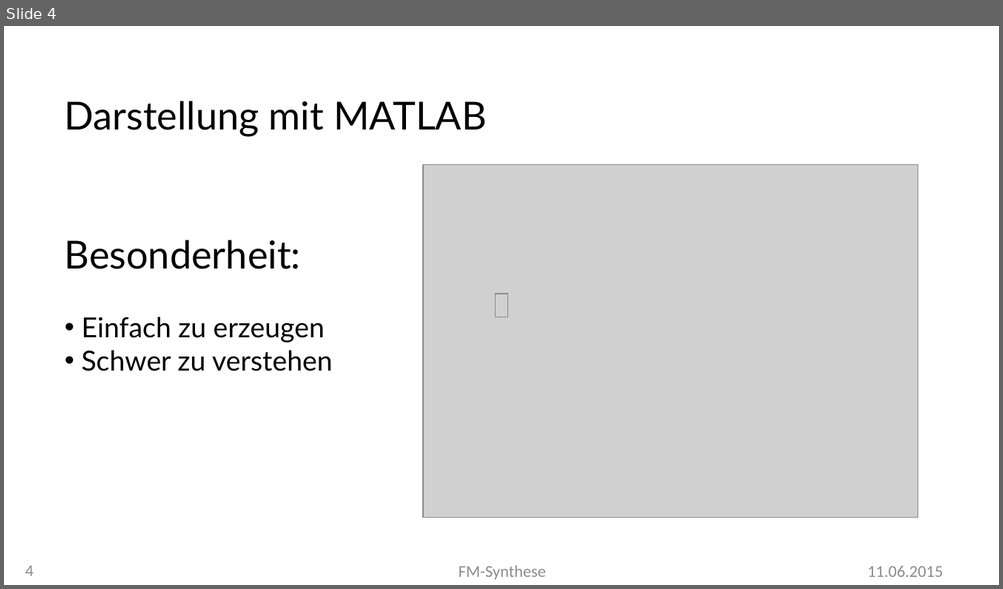
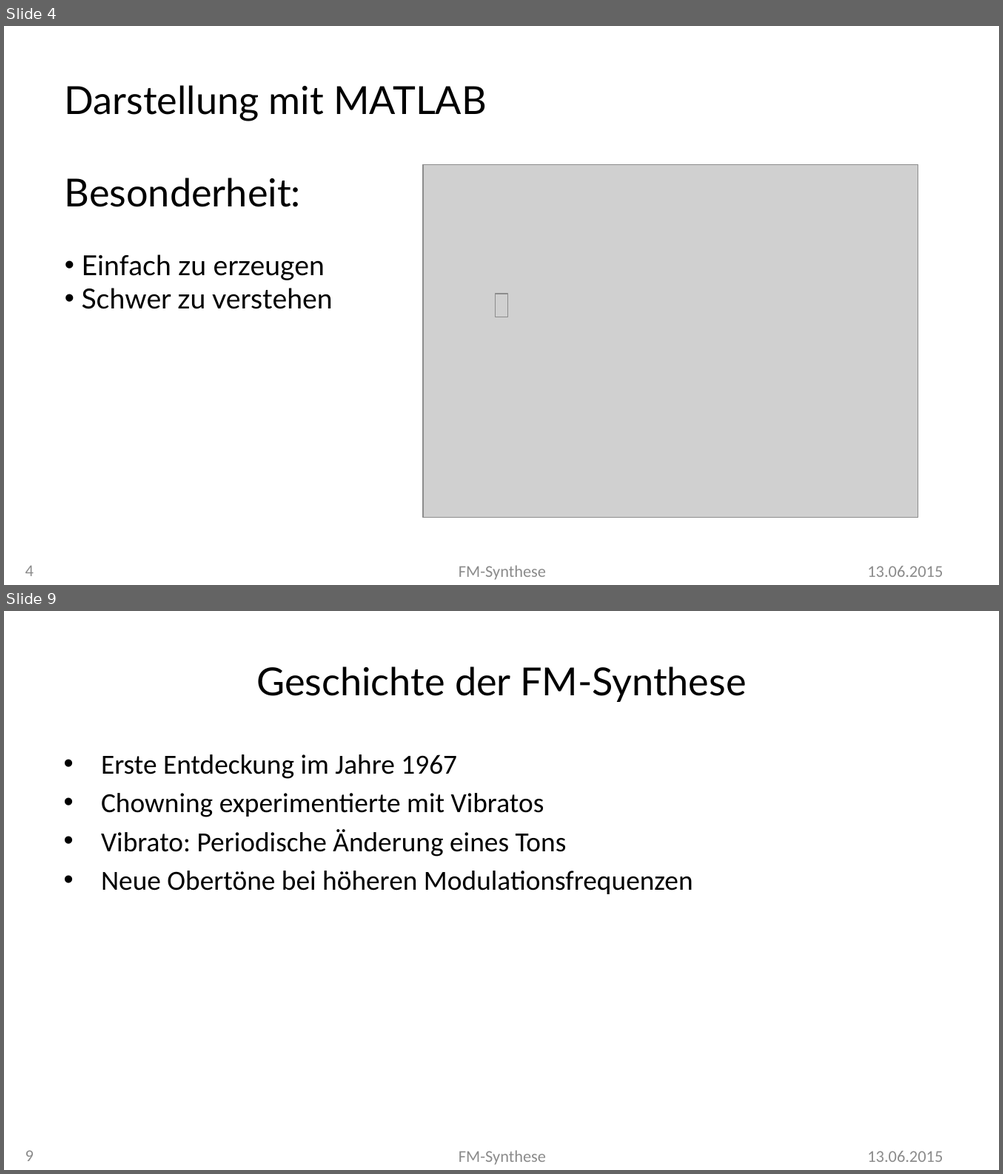
Before and after one commit to MBulli/VSeminar, a slide deck: Praesentation/FMSynthese-Julius.pptx. Shown one above the other, each under a label of ours: slide 4 before the commit, slides 4 and 9 after it; the slides between them are not shown. The pictures are 1003x589 and 1003x1174 pixels, drawn with LibreOffice and Linux fonts; fonts in the diff are those of the drawing; grey boxes stand for pictures; background and template pictures are left out. Boxes give left, top, right and bottom in pixels: in the first picture for what was removed or moved away, otherwise in the second. Text is boxed around its words. In the diff, an @@ line names an element or a change of style, - is before the commit and + after.

```diff
--- a/Praesentation/FMSynthese-Julius.pptx
+++ b/Praesentation/FMSynthese-Julius.pptx
@@ slide 9 added at box(4, 611, 999, 1170), background #FFFFFF @@
@@ title added at box(256, 667, 746, 702), 28 pt, text #000000 @@
+Geschichte der FM-Synthese
@@ text added at box(101, 755, 693, 894), 20 pt, text #000000 @@
+• Erste Entdeckung im Jahre 1967
+• Chowning experimentierte mit Vibratos
+• Vibrato: Periodische Änderung eines Tons
+• Neue Obertöne bei höheren Modulationsfrequenzen
@@ page number added at box(25, 1150, 34, 1162), 12 pt, text #8C8C8C @@
+9
@@ text added at box(458, 1150, 546, 1165), 12 pt, text #8C8C8C @@
+FM-Synthese
@@ text added at box(867, 1151, 942, 1162), 12 pt, text #8C8C8C @@
+13.06.2015
@@ slide 4 changed as well @@
@@ text "Darstellung mit MATLAB" rewrapped from box(65, 101, 486, 372) to box(65, 85, 486, 309) @@
@@ text at box(867, 566, 942, 577): text changed @@
-11.06.2015
+13.06.2015
```
Also in this commit, not shown: 4 other slides changed, 5 other slides added, 10 other files.
